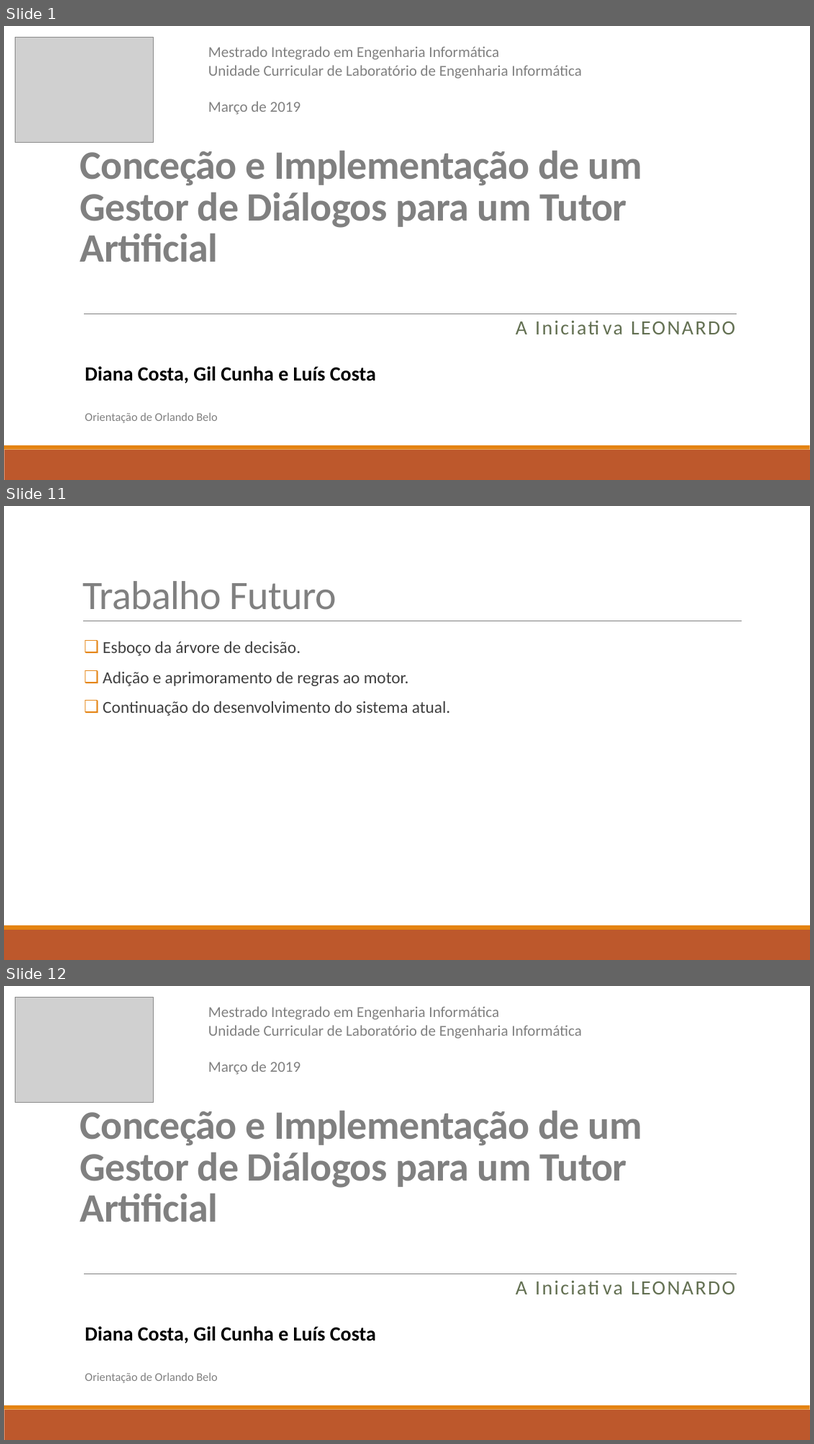
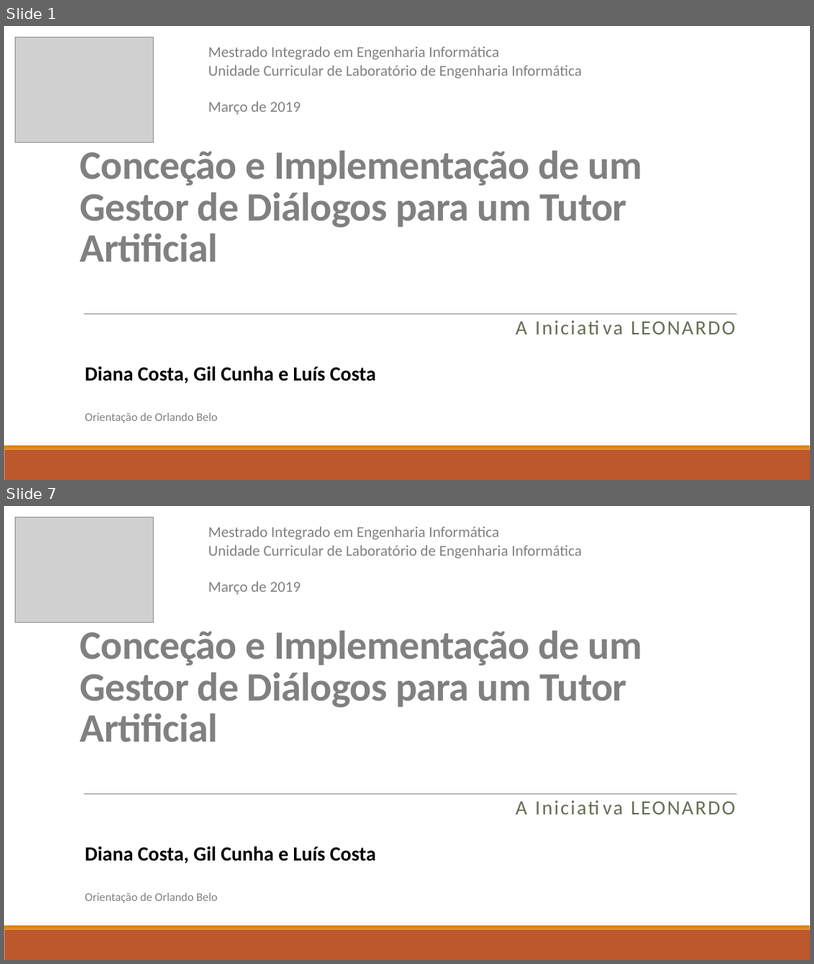
Before and after one commit to diisnc/Dialog_Agent_1819, a slide deck: Report/presentation_2_Luis.pptx. Shown one above the other, each under a label of ours: slides 1, 11 and 12 before the commit, slides 1 and 7 after it; the slides between them are not shown. The pictures are 814x1444 and 814x964 pixels, drawn with LibreOffice and Linux fonts; fonts in the diff are those of the drawing; grey boxes stand for pictures. Boxes give left, top, right and bottom in pixels: in the first picture for what was removed or moved away, otherwise in the second. Text is boxed around its words. In the diff, an @@ line names an element or a change of style, - is before the commit and + after.

```diff
--- a/Report/presentation_2_Luis.pptx
+++ b/Report/presentation_2_Luis.pptx
@@ slide 11 removed at [4, 506, 810, 960], background #FFFFFF; not listed: 2 template elements that a slide beside it also shows @@
@@ title removed at [82, 581, 337, 610] @@
-Trabalho Futuro
@@ line removed from (83, 621) to (743, 621) @@
@@ text removed at [103, 641, 450, 716] @@
-❑ Esboço da árvore de decisão.
-❑ Adição e aprimoramento de regras ao motor.
-❑ Continuação do desenvolvimento do sistema atual.
@@ what was slide 12 is now slide 7 @@
```
Also in this commit, not shown: 4 slides changed, 1 slide added, 5 other slides removed, 1 other file.
